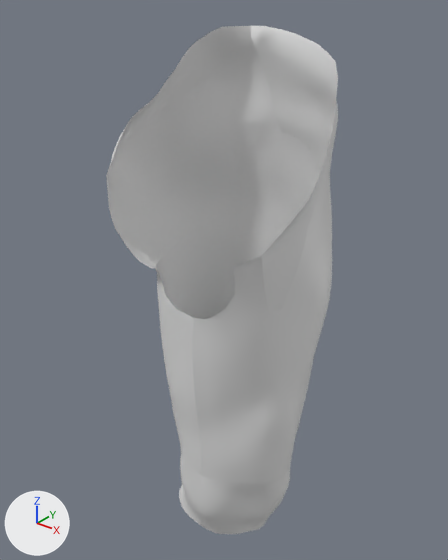
A saved change to the glTF model public/models/left-upper-leg/exterior.glb.
The view is the same before and after, from a camera (50 mm lens) standing at (0.388, -0.512, 0.402) and looking at (-0.023, 0.002, 0.083). Lighting does not change. The marker at lower left points along +X, +Y and +Z. The older version comes first.

Script lines for the objects in view, before the commit:
```python
me_anterior_region_of_thigh_002 = bpy.data.meshes.new('Anterior region of thigh.002')
me_anterior_region_of_thigh_002.from_pydata(...)  # 473 vertices, 844 faces; spans x -0.026..0.1, y -0.087..0.092, z -0.157..0.358
me_femoral_triangle_002 = bpy.data.meshes.new('Femoral triangle.002')
me_femoral_triangle_002.from_pydata(...)  # 54 vertices, 78 faces; spans x 0.072..0.101, y -0.062..0.011, z 0.092..0.274
me_posterior_region_of_knee_002 = bpy.data.meshes.new('Posterior region of knee.002')
me_posterior_region_of_knee_002.from_pydata(...)  # 162 vertices, 261 faces; spans x -0.083..0.0067, y -0.0713..0.0519, z -0.2689..-0.1494
ob_skin_009 = bpy.data.objects.new('skin.009', me_anterior_region_of_thigh_002)
ob_skin_009.location = (0.0, 0.0, 0.0)
ob_skin_014 = bpy.data.objects.new('skin.014', me_posterior_region_of_knee_002)
ob_skin_014.location = (0.0, 0.0, 0.0)
ob_skin_016 = bpy.data.objects.new('skin.016', me_femoral_triangle_002)
ob_skin_016.location = (0.0, 0.0, 0.0)
# also in view: 'skin.012' at (0.005, 0.077, 0.192); 'skin.013' at (0.027, -0.009, -0.214); 'skin.011' at (-0.063, -0.005, 0.235); 'skin.010' at (-0.04, 0.001, -0.002)
```
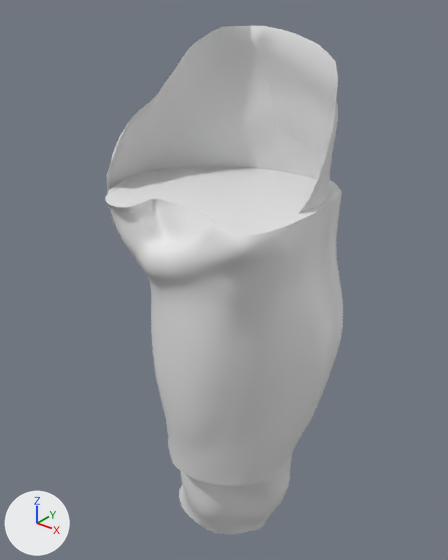
Boxes [x1, y1, x2, y2] around the edits, measured in the pictures (448 x 560 px):
'skin', added
    after: [107, 195, 343, 486]
'skin-cap-proximal', added
    after: [105, 167, 342, 235]
'skin.009', unchanged, covered by the edit
    before: [192, 26, 338, 483]
    after: [251, 26, 338, 483]
'skin.010', unchanged, covered by the edit
    before: [157, 207, 292, 475]
'skin.016', unchanged, covered by the edit
    before: [262, 134, 332, 313]
    after: [298, 134, 332, 214]

Edits to the bpy script that builds the scene:
```text
Add me_mesh_2:
    me_mesh_2.from_pydata(...)  # 858 vertices, 856 faces; spans x -0.121..0.104, y -0.125..0.094, z 0.201
Add me_mesh_0:
    me_mesh_0.from_pydata(...)  # 26075 vertices, 51012 faces; spans x -0.121..0.11, y -0.125..0.1, z -0.139..0.201
Add ob_skin_cap_proximal:
    ob_skin_cap_proximal = bpy.data.objects.new('skin-cap-proximal', me_mesh_2)
    ob_skin_cap_proximal.location = (0.0, 0.0, 0.0)
Add ob_skin:
    ob_skin = bpy.data.objects.new('skin', me_mesh_0)
    ob_skin.location = (0.0, 0.0, 0.0)
```
